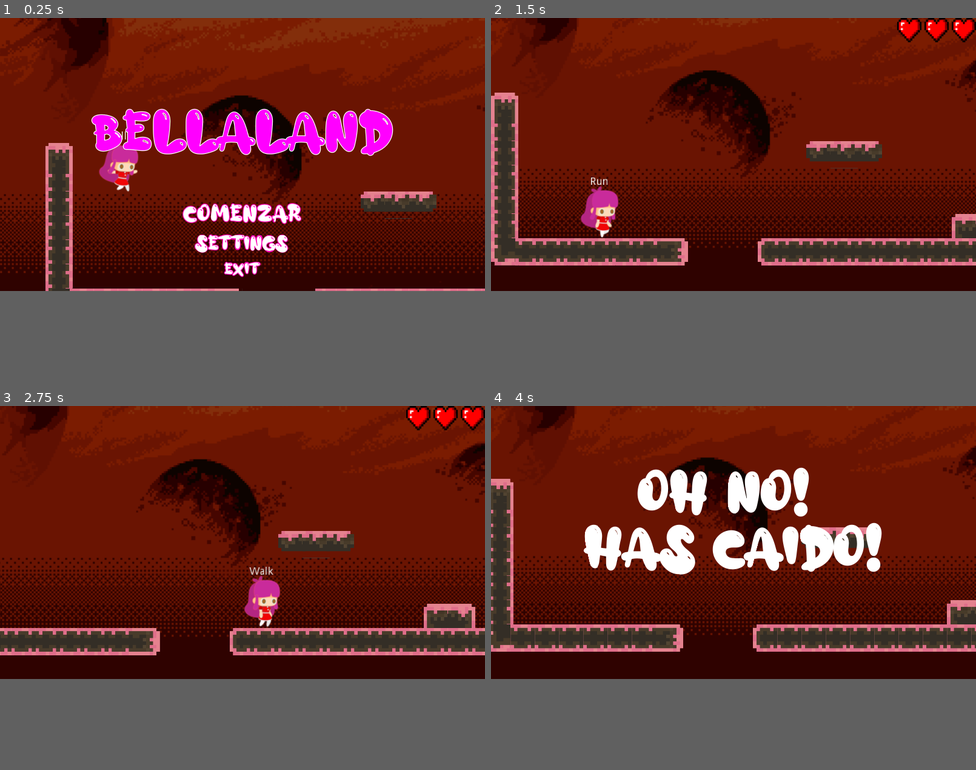
Above: before the commit, frames 1-4 (two rows, left to right).
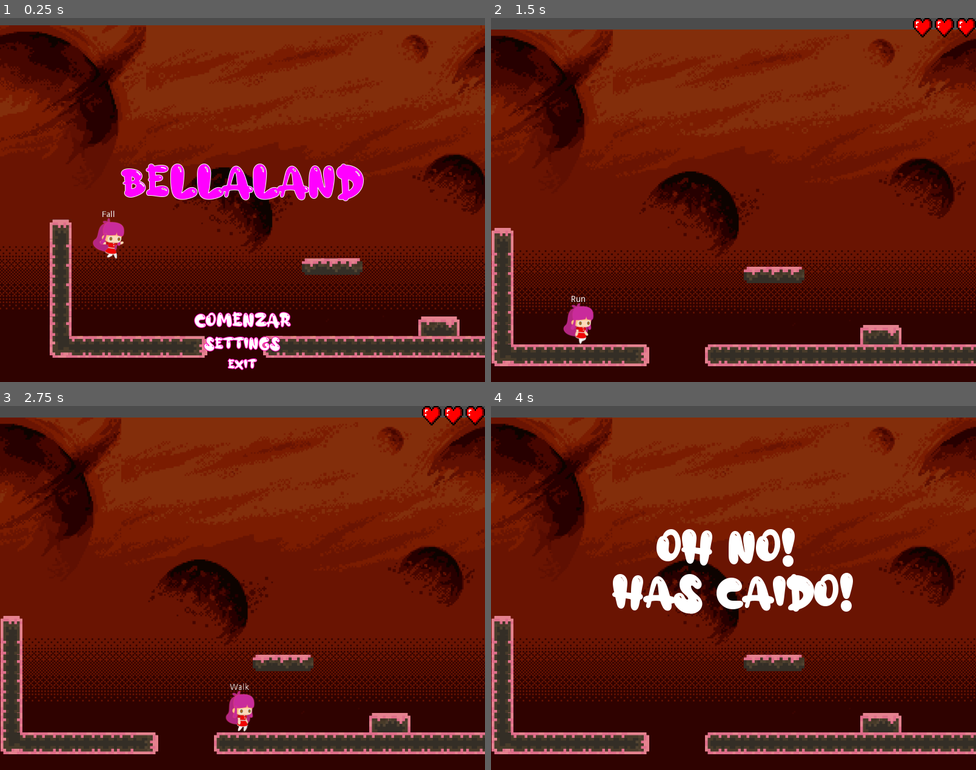
Above: after the commit, the same moments.

Repository: sebastian-sanchez-s/bellaland
Game: Godot game, scene res://src/scn/Bellaland.tscn
Same seed, same stepped clock (60 frames per second), same inputs: the game is played once before the commit and once after it.
Inputs:
- Up to frame 1 (0.25 s): no input
- Up to frame 2 (1.5 s): click "Comenzar" at 0.5 s; hold D (Right_key) from 1.28 s (still down); tap Shift (Run_key) at 1.35 s
- Up to frame 3 (2.75 s): keep holding D (Right_key); tap Space (Jump_key) at 1.52, 2.27 s; tap Shift (Run_key) at 2.1 s
- Up to frame 4 (4 s): release D (Right_key) at 2.78 s; hold Left (Left_key) 2.78-3.53 s; tap Shift (Run_key) at 2.85, 3.6 s; hold D (Right_key) from 3.53 s (still down); tap Space (Jump_key) at 3.77 s
In our replay, the window is 800x450 before the commit and 800x600 after it. These sizes can differ from the game's own. Grey fills any space a smaller window leaves; there, only what the larger window draws over its background counts as a difference.

The runs differ from the first frame. In frame 1, 49% of the frame differs, in the area x 0-100%, y 0-97%; in frame 2, 53%; in frame 3, 52%; in frame 4, 57%, in the area x 0-100%, y 0-96%.

Commit message:
Change aspect ratio and resolution, now 800x600, aligned camera

Diff:
--- a/project.godot
+++ b/project.godot
@@ -32,12 +32,11 @@
 
 [display]
 
-window/size/width=640
-window/size/height=360
-window/size/test_width=960
-window/size/test_height=540
+window/size/width=800
+window/size/test_width=800
+window/size/test_height=600
 window/stretch/mode="2d"
-window/stretch/aspect="expand"
+window/stretch/aspect="keep"
 
 [input]
 
--- a/src/scn/Bellaland.tscn
+++ b/src/scn/Bellaland.tscn
@@ -39,16 +39,15 @@
 
 [node name="Camera2D" type="Camera2D" parent="Bella"]
 current = true
-limit_left = 0
-limit_top = -160
-limit_right = 4800
-limit_bottom = 360
+limit_left = -1
+limit_top = -200
+limit_bottom = 350
 limit_smoothed = true
 smoothing_enabled = true
 drag_margin_left = 1.0
 drag_margin_top = 0.5
-drag_margin_right = 0.0
-drag_margin_bottom = 0.13
+drag_margin_right = 0.5
+drag_margin_bottom = 0.5
 editor_draw_limits = true
 editor_draw_drag_margin = true
 
